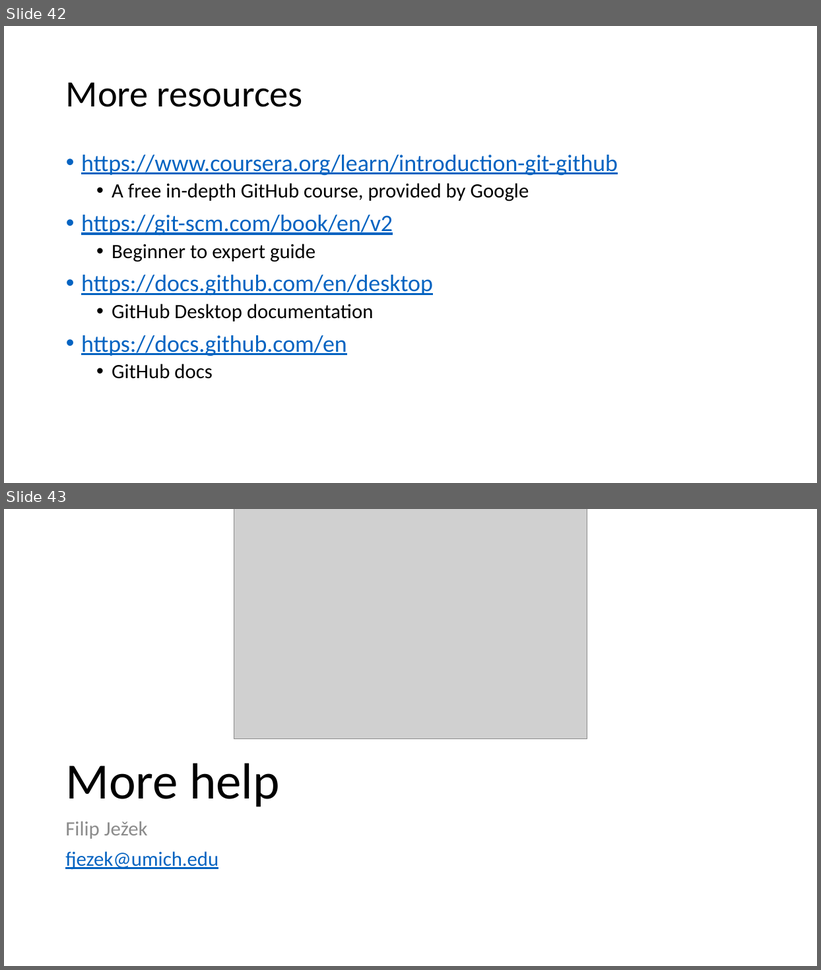
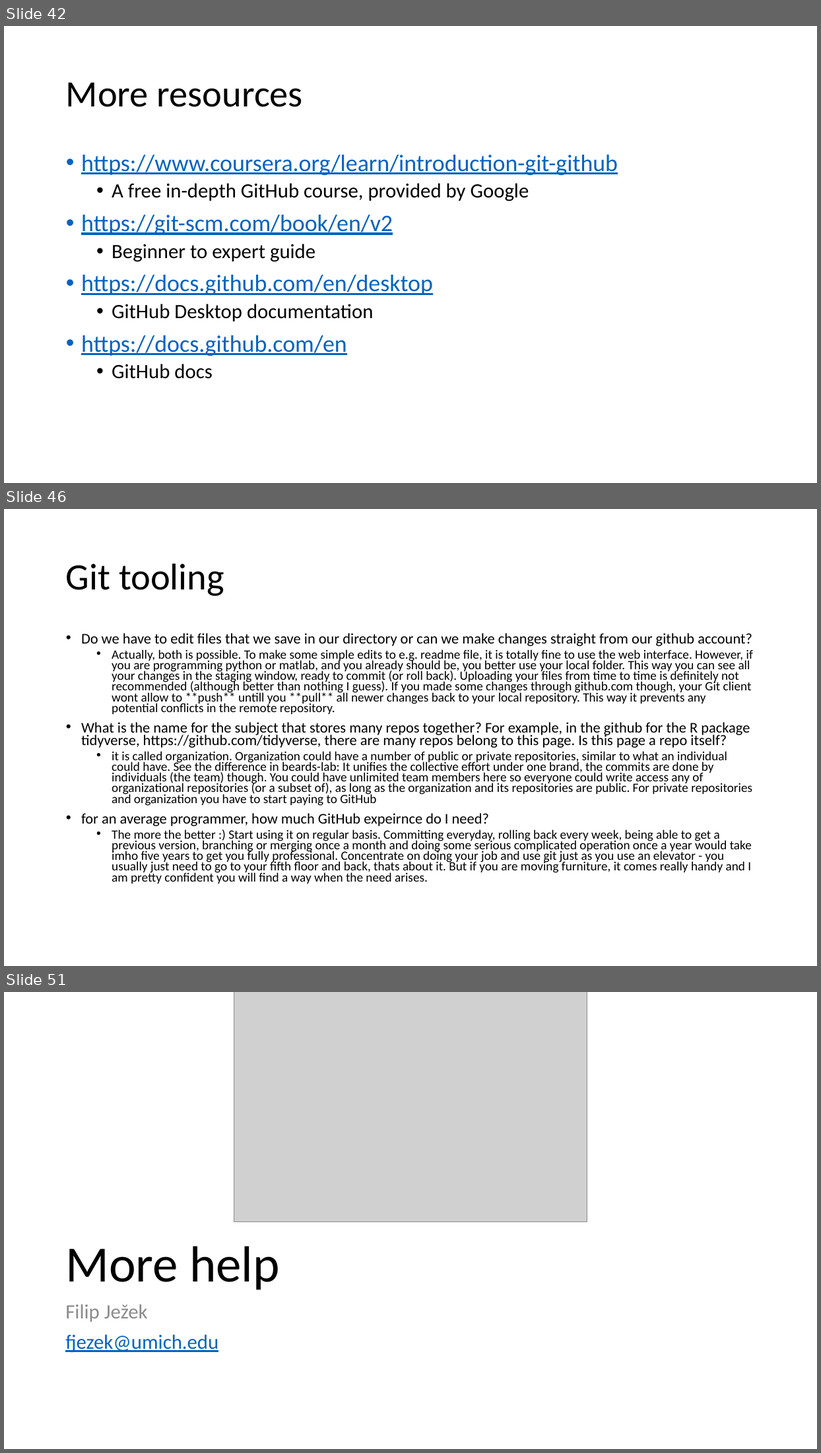
Before and after one commit to beards-lab/Phys520, a slide deck: 01_GitTutorial/HowToGit.pptx. Shown one above the other, each under a label of ours: slides 42 and 43 before the commit, slides 42, 46 and 51 after it; the slides between them are not shown. The pictures are 821x970 and 821x1453 pixels, drawn with LibreOffice and Linux fonts; fonts in the diff are those of the drawing; grey boxes stand for pictures. Boxes give left, top, right and bottom in pixels: in the first picture for what was removed or moved away, otherwise in the second. Text is boxed around its words. In the diff, an @@ line names an element or a change of style, - is before the commit and + after.

```diff
--- a/01_GitTutorial/HowToGit.pptx
+++ b/01_GitTutorial/HowToGit.pptx
@@ slide 46 added at bbox=[4, 509, 817, 966], background #FFFFFF @@
@@ title added at bbox=[66, 563, 224, 596], 44 pt, text #000000 @@
+Git tooling
@@ text added at bbox=[81, 633, 753, 884], 15 pt, text #000000 @@
+• Do we have to edit files that we save in our directory or can we make changes straight from our github account?
+  • Actually, both is possible. To make some simple edits to e.g. readme file, it is totally fine to use the web interface. However, if you are programming python or matlab, and you already should be, you better use your local folder. This way you can see all your changes in the staging window, ready to commit (or roll back). Uploading your files from time to time is definitely not recommended (although better than nothing I guess). If you made some changes through github.com though, your Git client wont allow to **push** untill you **pull** all newer changes back to your local repository. This way it prevents any potential conflicts in the remote repository.
+• What is the name for the subject that stores many repos together? For example, in the github for the R package tidyverse, https://github.com/tidyverse, there are many repos belong to this page. Is this page a repo itself?
+  • it is called organization. Organization could have a number of public or private repositories, similar to what an individual could have. See the difference in beards-lab: It unifies the collective effort under one brand, the commits are done by individuals (the team) though. You could have unlimited team members here so everyone could write access any of organizational repositories (or a subset of), as long as the organization and its repositories are public. For private repositories and organization you have to start paying to GitHub
+• for an average programmer, how much GitHub expeirnce do I need?
+  • The more the better :) Start using it on regular basis. Committing everyday, rolling back every week, being able to get a previous version, branching or merging once a month and doing some serious complicated operation once a year would take imho five years to get you fully professional. Concentrate on doing your job and use git just as you use an elevator - you usually just need to go to your fifth floor and back, thats about it. But if you are moving furniture, it comes really handy and I am pretty confident you will find a way when the need arises.
@@ what was slide 43 is now slide 51 @@
```
Also in this commit, not shown: 1 slide changed, 7 other slides added.
